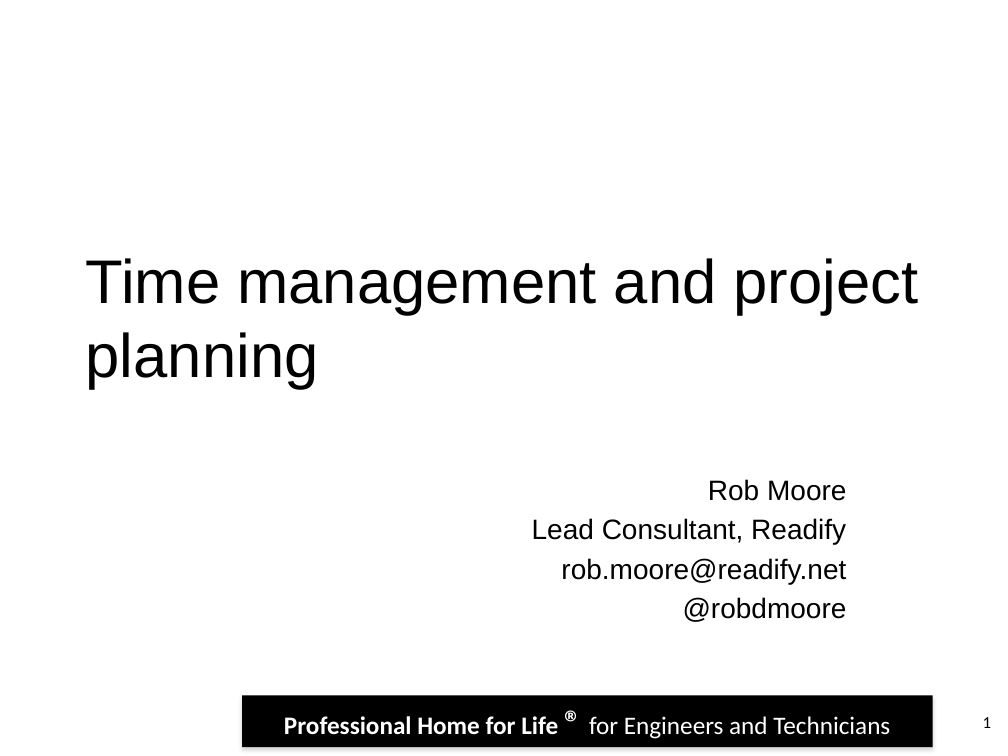
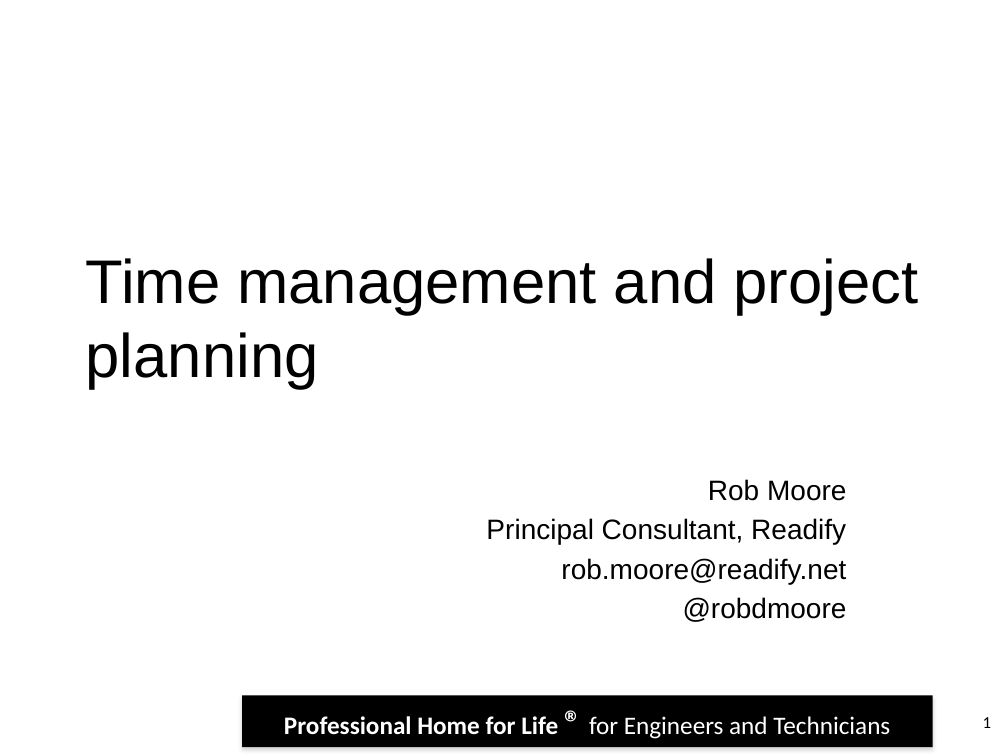
Before and after one commit to robdmoore/IETTimeManagementPresentation, a slide deck: slide 1 of TimeManagementAndProjectPlanning.pptx. Drawn at 1008x756 pixels with LibreOffice and Linux fonts; fonts in the diff are those of the drawing; background and template pictures are left out. Boxes give left, top, right and bottom in pixels: in the first picture for what was removed or moved away, otherwise in the second. Text is boxed around its words. In the diff, an @@ line names an element or a change of style, - is before the commit and + after.

```diff
--- a/TimeManagementAndProjectPlanning.pptx
+++ b/TimeManagementAndProjectPlanning.pptx
@@ subtitle at bbox=[486, 518, 846, 545]: text changed @@
-Lead Consultant, Readify
+Principal Consultant, Readify
```
Also in this commit, not shown: 2 other slides changed, 1 other file.
